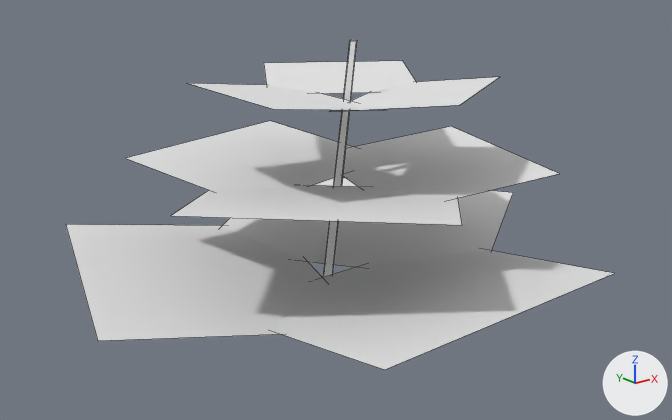
The OBJ model src/main/resources/assets/stonedew/models/block/plants/plant_1_3_0_lod.obj as it was, and as the next commit left it.
Before and after are seen from a 50 mm lens placed at (-0.41, -1.67, 0.648), pointed at (0.511, -0.519, 0.188). Arrows for +X, +Y and +Z are at lower right; the lights stay in place. The older version comes first. Mesh edges are drawn as thin lines. Where no turn or scale is listed for an object, it has been applied to the vertices.

Objects in the first picture: 'model'.
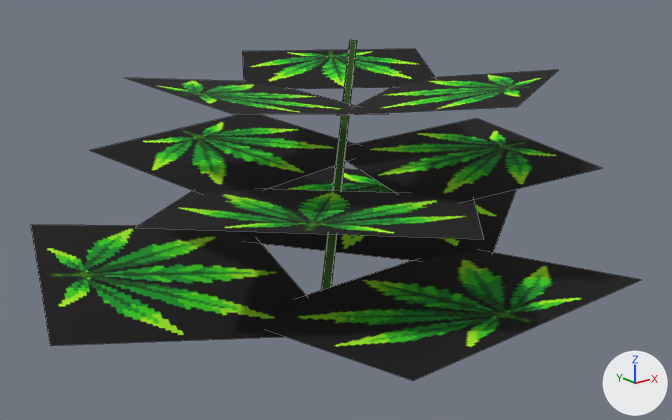
Boxes [x1, y1, x2, y2] around the edits, measured in the pictures (672 x 420 px; the box of a moved part takes in the faces that stretch with it):
```json
{"object": "model", "change": "surface changed, reshaped", "before": [66, 40, 614, 370], "after": [31, 40, 640, 381], "on screen": "11% wider"}
{"part": 1, "of": "me_model", "change": "moved or reshaped", "before": [273, 250, 614, 370], "after": [273, 251, 640, 381]}
{"part": 2, "of": "me_model", "change": "moved or reshaped", "before": [66, 61, 559, 341], "after": [31, 49, 602, 346]}
```

The change, as JSON lines over the scene's bpy script:
```json
{"op": "add", "block": "img_leaf_fan", "code": ["img_leaf_fan = load_image('leaf_fan', '../../../textures/art/leaf_fan.png', 1352, 1163, 'sRGB')"]}
{"op": "add", "block": "img_plant_stem", "code": ["img_plant_stem = load_image('plant_stem', '../../../textures/block/plant_stem.png', 32, 32, 'sRGB')"]}
{"op": "remove", "block": "mat_stem", "code": "mat_stem.base_color = (0.8, 0.8, 0.8)  # white #e7e7e7"}
{"op": "add", "block": "mat_stem", "code": "mat_stem.texture = img_plant_stem"}
{"op": "remove", "block": "mat_leaf_lod", "code": "mat_leaf_lod.base_color = (0.8, 0.8, 0.8)  # white #e7e7e7"}
{"op": "add", "block": "mat_leaf_lod", "code": "mat_leaf_lod.texture = img_leaf_fan"}
{"block": "me_model", "where": "# used by ob_model"}
{"op": "remove", "block": "me_model", "code": "me_model.from_pydata(...)  # 44 vertices, 13 faces; spans x 0.038..0.982, y -0.908..-0.072, z -0.001..0.466"}
{"op": "add", "block": "me_model", "code": "me_model.from_pydata(...)  # 44 vertices, 13 faces; spans x -0.02..1.031, y -0.955..-0.038, z -0.001..0.466"}
{"block": "me_model", "change": "me_model part 1: the loose piece of 4 vertices spanning x 0.26..0.767, y -0.908..-0.518, z 0.081..0.125 is moved by (0.002, -0.048, 0.004)"}
{"block": "me_model", "change": "me_model part 2: 32 of 44 vertices moved; they spanned x 0.038..0.982, y -0.876..-0.072, z 0.081..0.402 and now span x -0.02..1.031, y -0.948..-0.038, z 0.084..0.413; mean shift (-0.002, 0.005, 0.006); largest move (0.519, -0.782, 0.402) -> (0.527, -0.878, 0.413)"}
```
